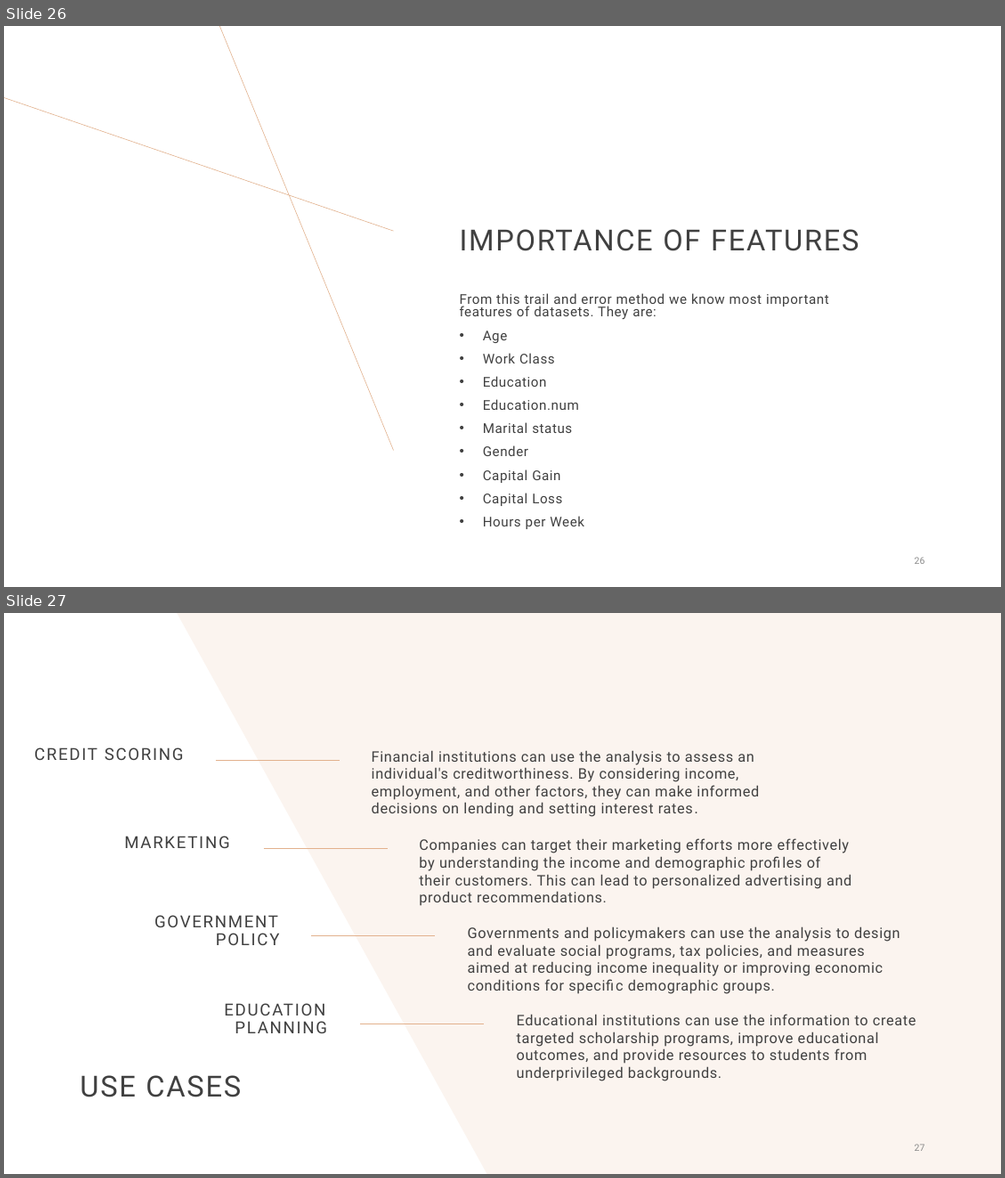
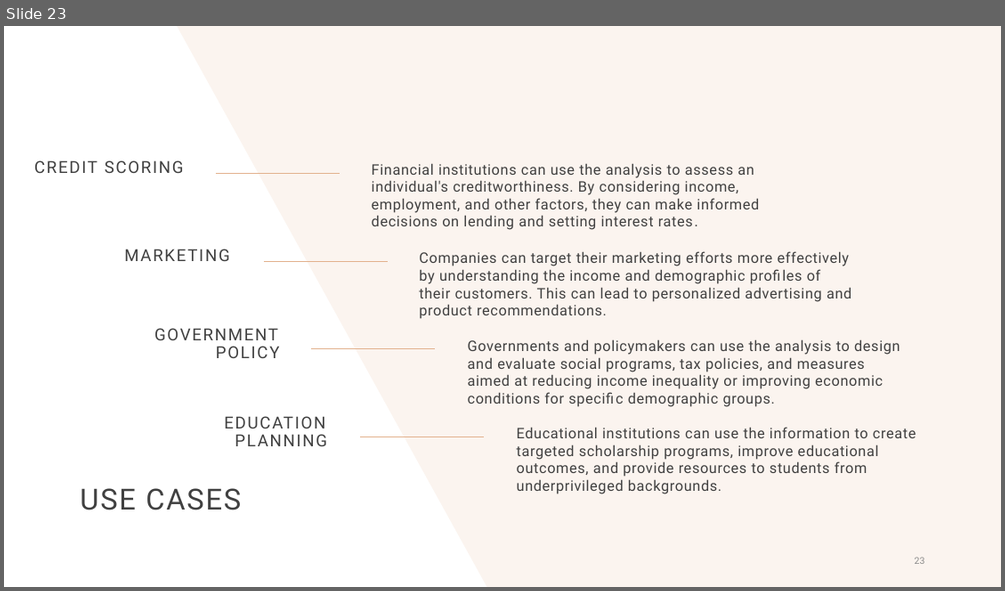
Before and after one commit to Hetansh-patel/used_car_price_prediction, a slide deck: Used Car price prediction.pptx. Shown one above the other, each under a label of ours: slides 26 and 27 before the commit, slide 23 after it. The pictures are 1005x1178 and 1005x591 pixels, drawn with LibreOffice and Linux fonts; fonts in the diff are those of the drawing. Boxes give left, top, right and bottom in pixels: in the first picture for what was removed or moved away, otherwise in the second. Text is boxed around its words. In the diff, an @@ line names an element or a change of style, - is before the commit and + after.

```diff
--- a/Used Car price prediction.pptx
+++ b/Used Car price prediction.pptx
@@ slide 26 removed at <box>4,26,1001,587</box>, background #FFFFFF @@
@@ line removed from (394, 450) to (220, 26) @@
@@ line removed from (394, 231) to (4, 98) @@
@@ title removed at <box>460,229,859,251</box> @@
-IMPORTANCE OF FEATURES
@@ text removed at <box>460,293,829,529</box> @@
-From this trail and error method we know most important features of datasets. They are:
-• Age
-• Work Class
-• Education
-• Education.num
-• Marital status
-• Gender
-• Capital Gain
-• Capital Loss
-• Hours per Week
@@ page number removed at <box>914,556,925,564</box> @@
-26
@@ what was slide 27 is now slide 23 @@
@@ page number at <box>914,556,925,564</box>: text changed @@
-27
+23
```
Also in this commit, not shown: 5 slides changed, 2 slides added, 5 other slides removed.
